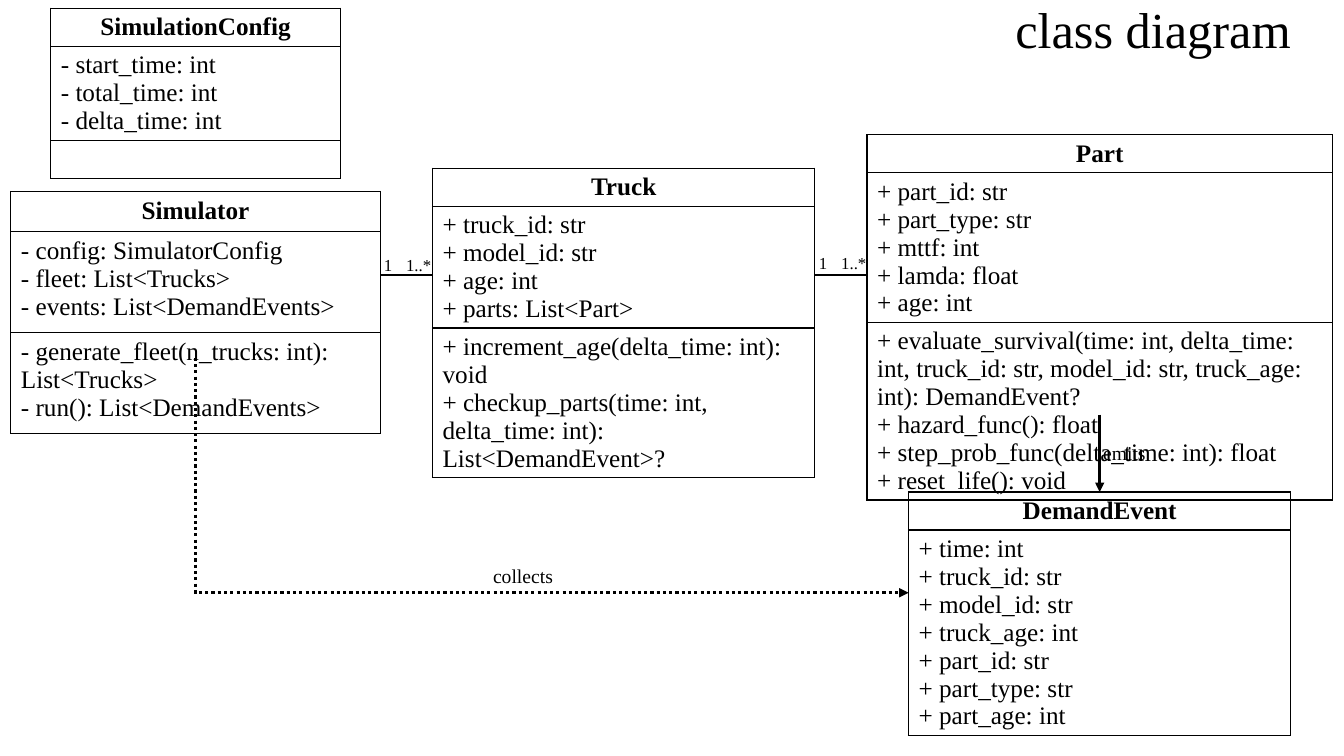
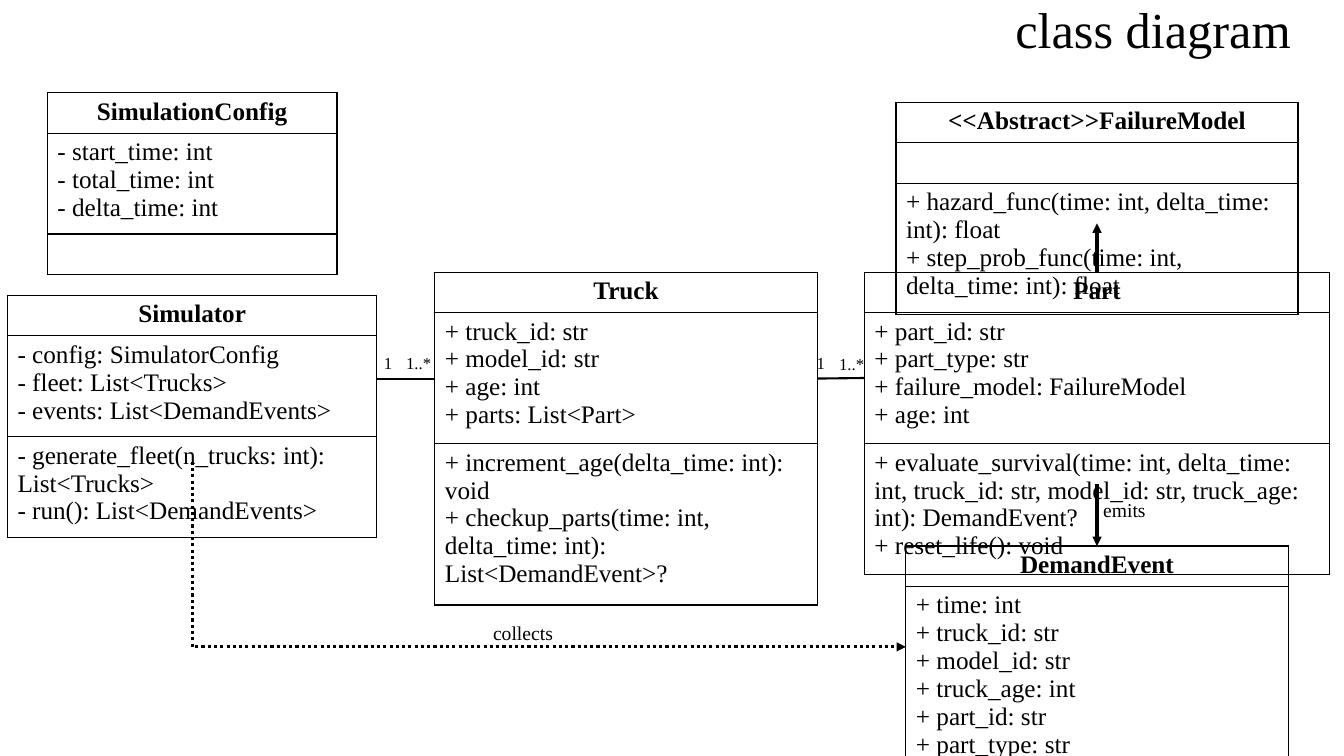
Before and after one commit to caisr-hh/TruckParts-Demand-Inventory-Simulator, a slide deck: slide 3 of documents/Simulator_Idea_20251001.pptx. Drawn at 1344x756 pixels with LibreOffice and Linux fonts; fonts in the diff are those of the drawing. Boxes give left, top, right and bottom in pixels: in the first picture for what was removed or moved away, otherwise in the second. Text is boxed around its words. In the diff, an @@ line names an element or a change of style, - is before the commit and + after.

```diff
--- a/documents/Simulator_Idea_20251001.pptx
+++ b/documents/Simulator_Idea_20251001.pptx
@@ table: place and size @@
-table at (50,8,340,152)
+table at (47,93,337,237)
@@ table added at (896,103,1299,304), 3 rows, 1 columns @@
+<<Abstract>>FailureModel
+
++ hazard_func(time: int, delta_time: int): float / + step_prob_func(time: int, delta_time: int): float
@@ arrow added from (1097, 272) to (1097, 224), #000000 2.25 pt @@
@@ table: place and size @@
-table at (11,192,380,426)
+table at (7,295,376,529)
@@ table: place and size @@
-table at (433,168,815,472)
+table at (435,272,817,587)
@@ table at (865,272,1331,564) @@
-row 2, column 1: + part_id: str / + part_type: str / + mttf: int / + lamda: float / + age: int
+row 2, column 1: + part_id: str / + part_type: str / + failure_model: FailureModel / + age: int
-row 3, column 1: + evaluate_survival(time: int, delta_time: int, truck_id: str, model_id: str, truck_age: int): DemandEvent? / + hazard_func(): float / + step_prob_func(delta_time: int): float / + reset_life(): void
+row 3, column 1: + evaluate_survival(time: int, delta_time: int, truck_id: str, model_id: str, truck_age: int): DemandEvent? / + reset_life(): void
@@ table: place and size @@
-table at (867,135,1333,499)
+table at (865,272,1331,564)
@@ text "1" rewrapped from (819,258,827,269) to (817,356,825,374) @@
@@ 3 texts: place and size @@
-3 texts at (384,258,866,275)
+3 texts at (384,358,864,371)
@@ line moved from (380, 274) - (433, 274) to (377, 379) - (435, 379) @@
@@ line moved from (815, 274) - (867, 274) to (818, 379) - (865, 378) @@
@@ elbow arrow moved from (196, 358) - (908, 593) to (193, 462) - (906, 647) @@
@@ text "emits" rewrapped from (1103,445,1146,465) to (1103,502,1146,518) @@
@@ arrow moved from (1100, 414) - (1100, 492) to (1097, 484) - (1097, 546) @@
@@ table: place and size @@
-table at (908,492,1291,734)
+table at (906,546,1289,756)
@@ text "collects": place and size @@
-text "collects" at (493,569,553,584)
+text "collects" at (493,626,553,641)
```
Also in this commit, not shown: 2 other files.
